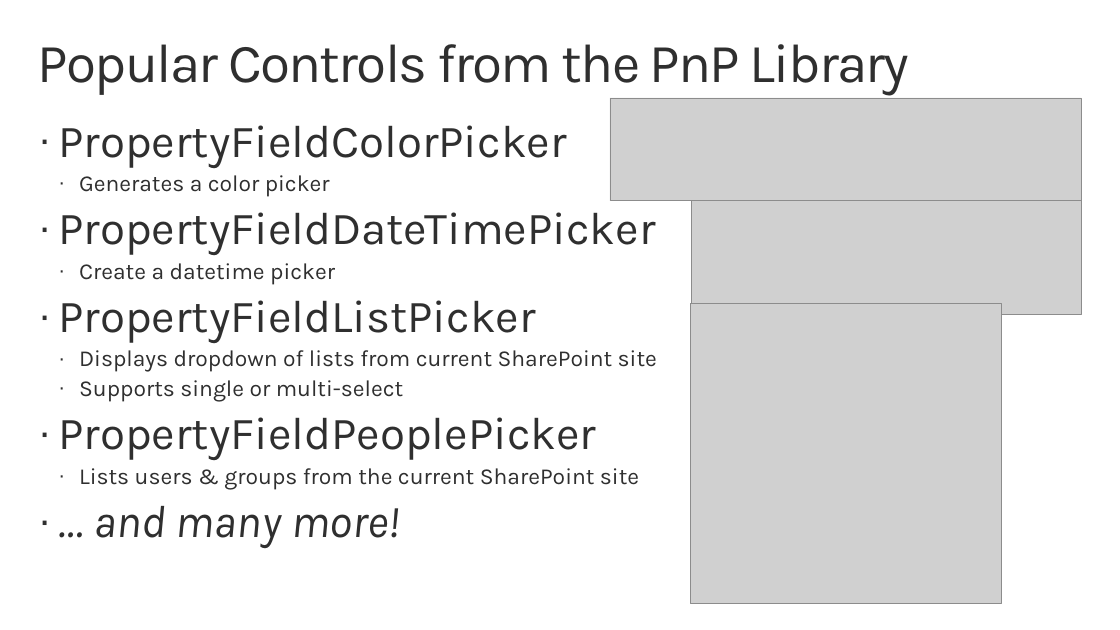
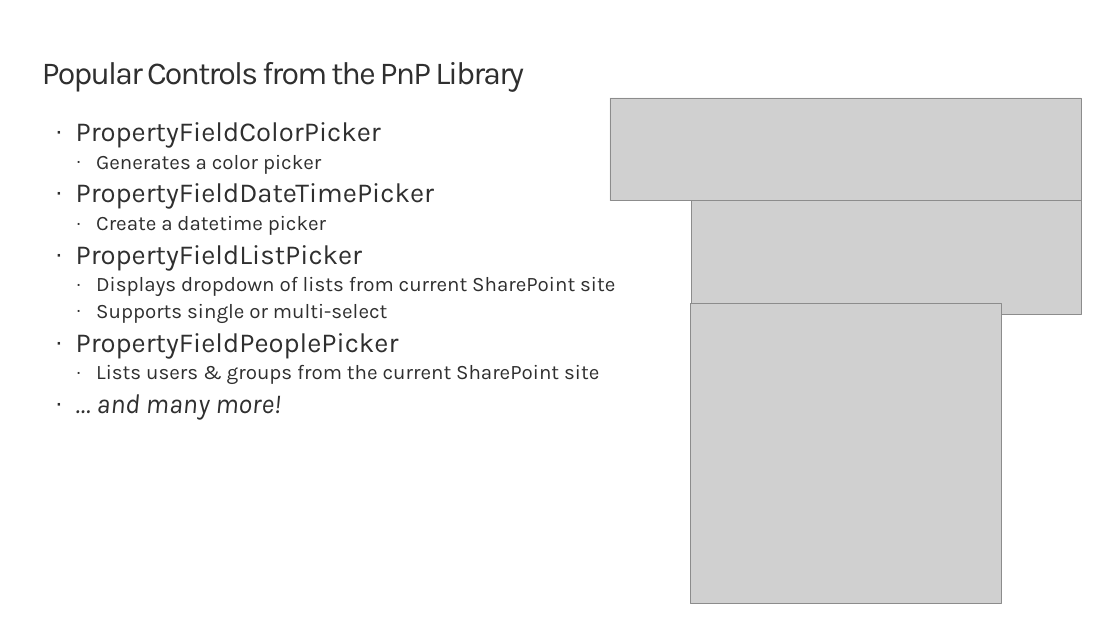
Before and after one commit to SharePoint/sp-dev-training-spfx-webpart-proppane, a slide deck: slide 5 of 03 pnpcontrols.pptx. Drawn at 1120x630 pixels with LibreOffice and Linux fonts; fonts in the diff are those of the drawing; grey boxes stand for pictures; background and template pictures are left out. Boxes give left, top, right and bottom in pixels: in the first picture for what was removed or moved away, otherwise in the second. Text is boxed around its words. In the diff, an @@ line names an element or a change of style, - is before the commit and + after.

```diff
--- a/03 pnpcontrols.pptx
+++ b/03 pnpcontrols.pptx
@@ title "Popular Controls from the PnP ..." moved from (x1=38, y1=44, x2=910, y2=96) to (x1=42, y1=62, x2=524, y2=92) @@
@@ title "Popular Controls from the PnP ..." at (x1=42, y1=62, x2=524, y2=92): size 48 to 28 pt @@
@@ text "PropertyFieldColorPicker" moved from (x1=58, y1=125, x2=657, y2=548) to (x1=76, y1=122, x2=615, y2=420) @@
@@ text "PropertyFieldColorPicker" at (x1=76, y1=122, x2=615, y2=420): size 40 to 24 pt in "PropertyFieldColorPicker", "PropertyFieldDateTimePicker", "PropertyFieldListPicker", "PropertyFieldPeoplePicker" and 1 more places; size 20 to 18 pt in "Generates a color picker", "Create a datetime picker", "Displays dropdown of lists from current SharePoint ...", "Supports single or multi-select" and 1 more places; less space between paragraphs @@
```
Also in this commit, not shown: 3 other slides changed, 2 other files.
